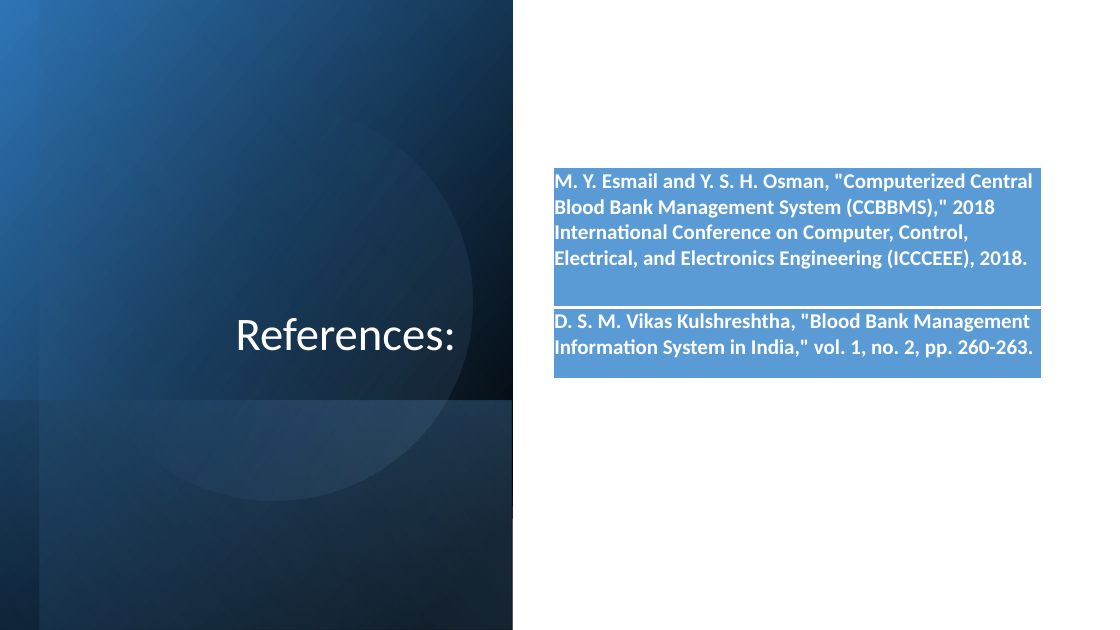
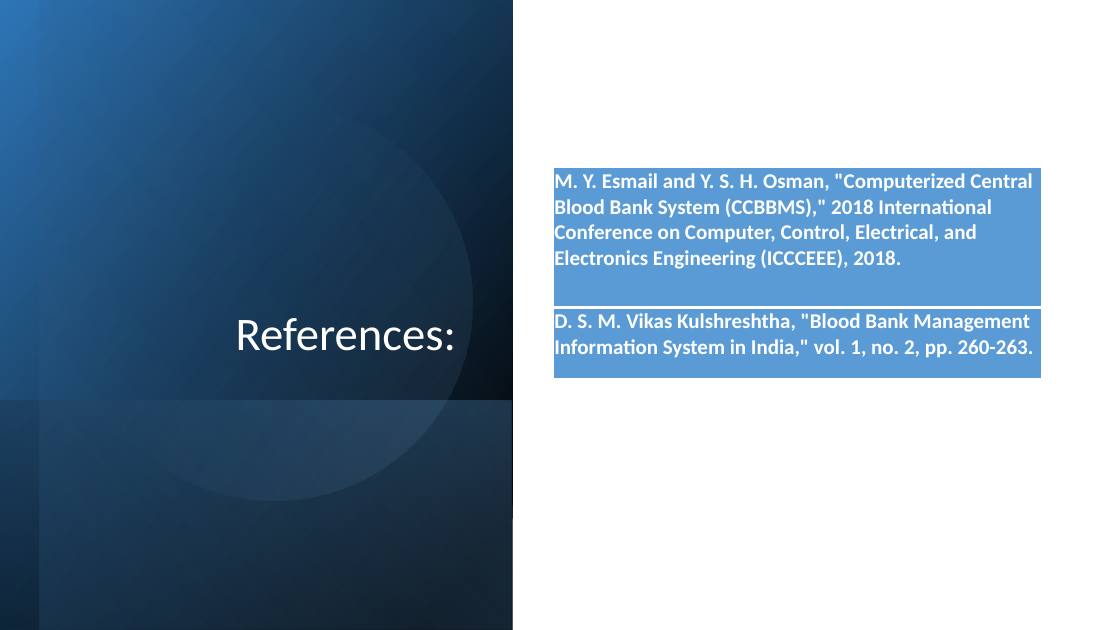
Before and after one commit to shyambaral/flutterapp, a slide deck: slide 11 of BBA.pptx (slide 14 before the commit). Drawn at 1120x630 pixels with LibreOffice and Linux fonts; fonts in the diff are those of the drawing. Boxes give left, top, right and bottom in pixels: in the first picture for what was removed or moved away, otherwise in the second. Text is boxed around its words. In the diff, an @@ line names an element or a change of style, - is before the commit and + after.

```diff
--- a/BBA.pptx
+++ b/BBA.pptx
@@ table at [554,168,1043,379] @@
@@ row 1, column 1: "M. Y. Esmail and Y. S. H. Osman, "Computerized Central Blood Bank Management System (CCBBMS)," 2018 International Conference on Computer, Control, Electrical, and Electronics Engineering (ICCCEEE), 2018." to "M. Y. Esmail and Y. S. H. Osman, "Computerized Central Blood Bank System (CCBBMS)," 2018 International Conference on Computer, Control, Electrical, and Electronics Engineering (ICCCEEE), 2018." @@
```
Also in this commit, not shown: 1 slide added, 4 slides removed, 3 other files.
